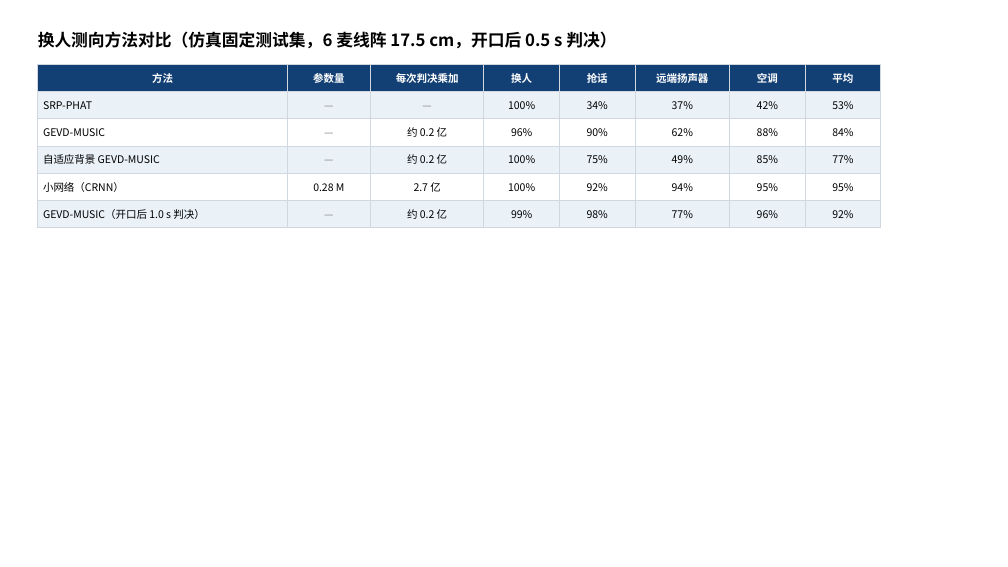
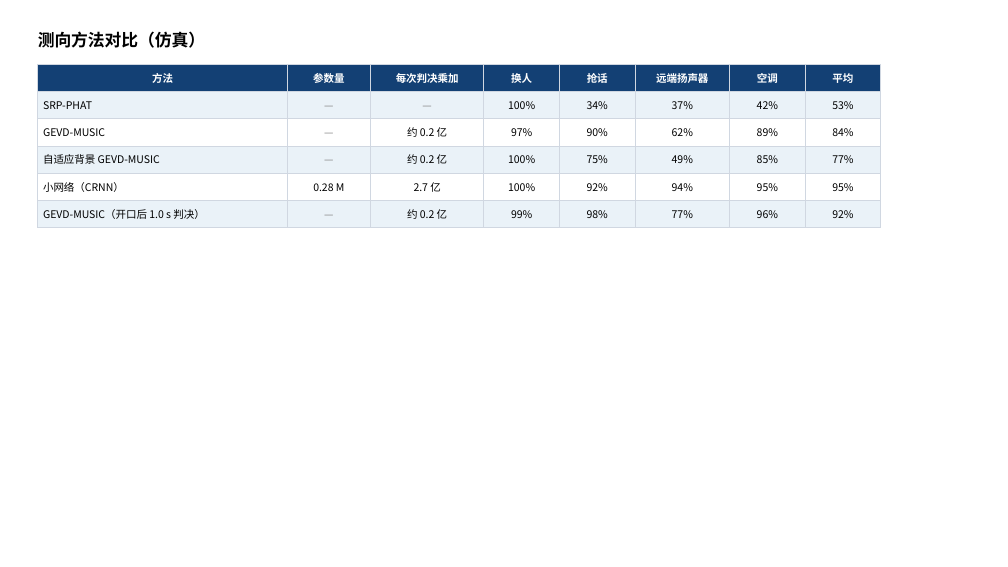
Before and after one commit to ZeroFoxxi/ssl-scene1, a slide deck: slide 2 of 01_场景一_摄像头声源定位/方案选型/场景一进展_会议室换人测向.pptx. Drawn at 1008x567 pixels with LibreOffice and Linux fonts; fonts in the diff are those of the drawing. Boxes give left, top, right and bottom in pixels: in the first picture for what was removed or moved away, otherwise in the second. Text is boxed around its words. In the diff, an @@ line names an element or a change of style, - is before the commit and + after.

```diff
--- a/01_场景一_摄像头声源定位/方案选型/场景一进展_会议室换人测向.pptx
+++ b/01_场景一_摄像头声源定位/方案选型/场景一进展_会议室换人测向.pptx
@@ text at [38, 31, 205, 48]: text changed @@
-换人测向方法对比（仿真固定测试集，6 麦线阵 17.5 cm，开口后 0.5 s 判决）
+测向方法对比（仿真）
@@ table at [38, 64, 881, 223] @@
-row 3, column 4: 96%
+row 3, column 4: 97%
-row 3, column 7: 88%
+row 3, column 7: 89%
```
Also in this commit, not shown: 3 other slides changed, 9 other files.
